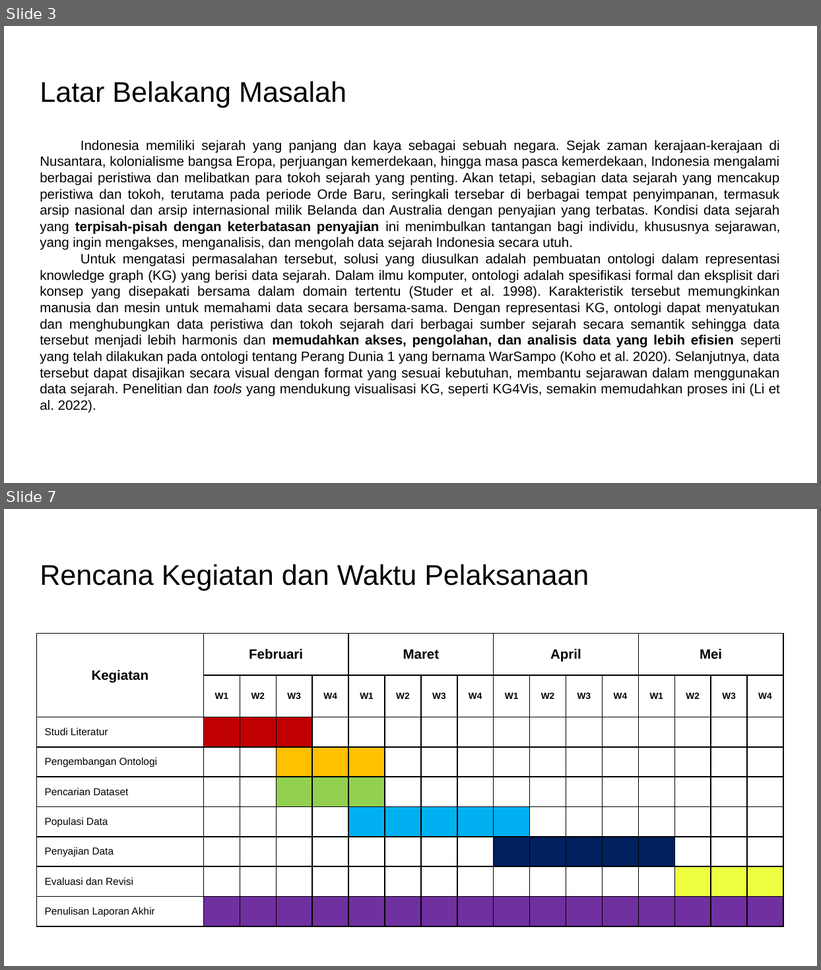
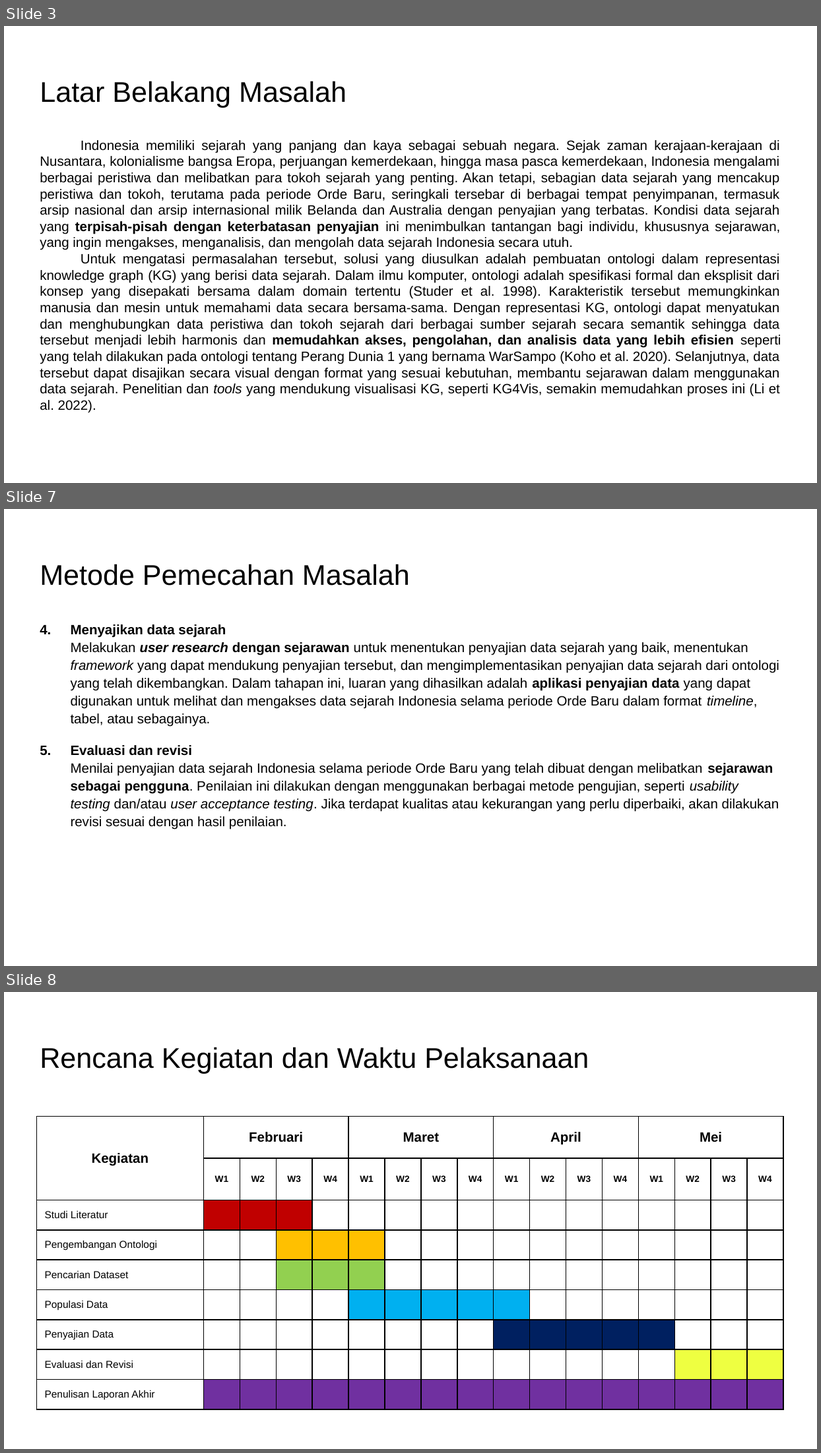
Before and after one commit to rcsenlia/Ontologi-Sejarah-Indonesia, a slide deck: JudahAriesakaMagaini/Proposal TA.pptx. Shown one above the other, each under a label of ours: slides 3 and 7 before the commit, slides 3, 7 and 8 after it; the slides between them are not shown. The pictures are 821x970 and 821x1453 pixels, drawn with LibreOffice and Linux fonts; fonts in the diff are those of the drawing. Boxes give left, top, right and bottom in pixels: in the first picture for what was removed or moved away, otherwise in the second. Text is boxed around its words. In the diff, an @@ line names an element or a change of style, - is before the commit and + after.

```diff
--- a/JudahAriesakaMagaini/Proposal TA.pptx
+++ b/JudahAriesakaMagaini/Proposal TA.pptx
@@ slide 7 added at [4, 509, 817, 966], background #FFFFFF @@
@@ title added at [40, 564, 410, 586], 25.2 pt, text #000000 @@
+Metode Pemecahan Masalah
@@ text added at [71, 625, 780, 830], 12 pt, text #000000 @@
+4. Menyajikan data sejarah
+   Melakukan user research dengan sejarawan untuk menentukan penyajian data sejarah yang baik, menentukan framework yang dapat mendukung penyajian tersebut, dan mengimplementasikan penyajian data sejarah dari ontologi yang telah dikembangkan. Dalam tahapan ini, luaran yang dihasilkan adalah aplikasi penyajian data yang dapat digunakan untuk melihat dan mengakses data sejarah Indonesia selama periode Orde Baru dalam format timeline, tabel, atau sebagainya.
+5. Evaluasi dan revisi
+   Menilai penyajian data sejarah Indonesia selama periode Orde Baru yang telah dibuat dengan melibatkan sejarawan sebagai pengguna. Penilaian ini dilakukan dengan menggunakan berbagai metode pengujian, seperti usability testing dan/atau user acceptance testing. Jika terdapat kualitas atau kekurangan yang perlu diperbaiki, akan dilakukan revisi sesuai dengan hasil penilaian.
@@ what was slide 7 is now slide 8 @@
```
Also in this commit, not shown: 3 slides changed, 1 other file.
